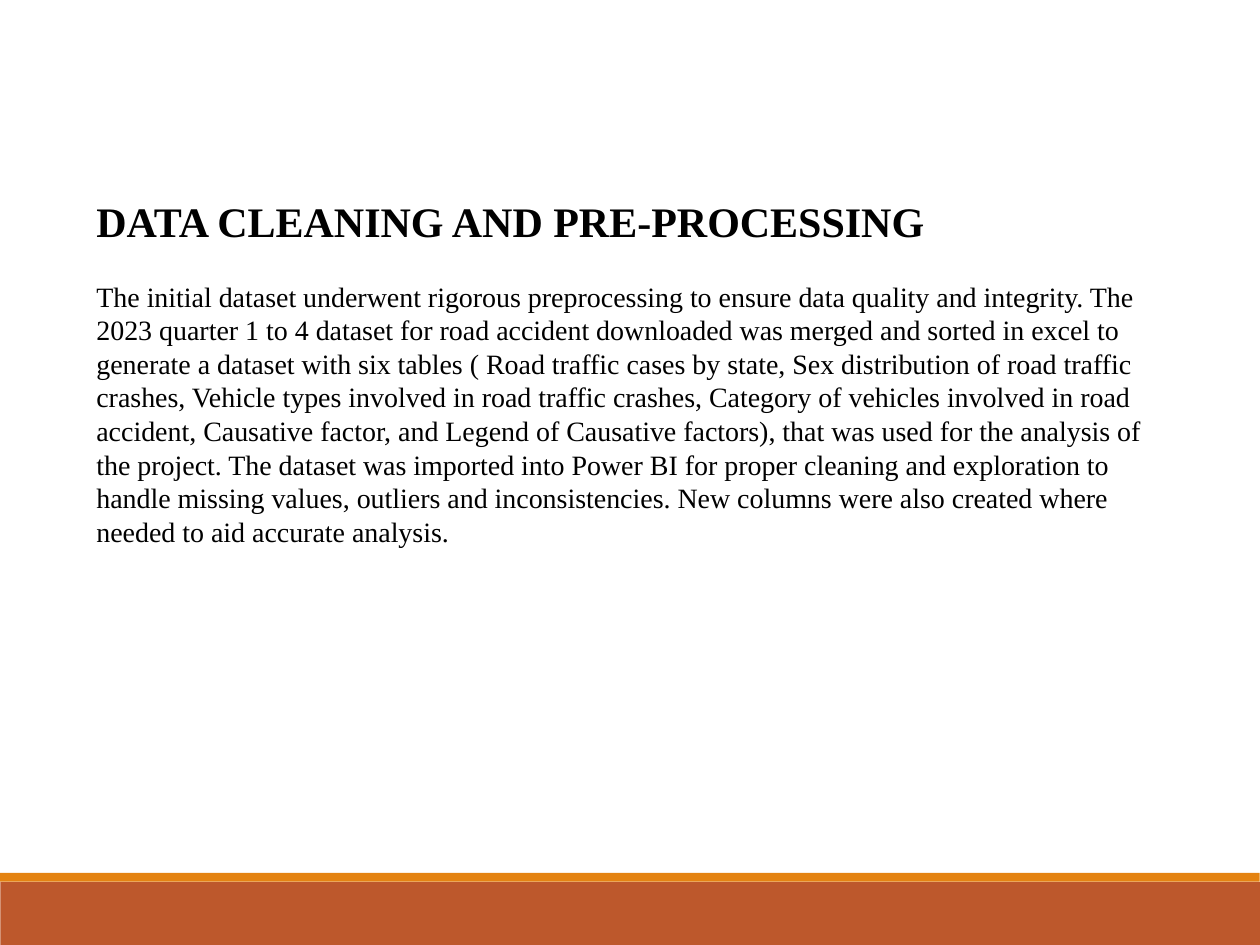
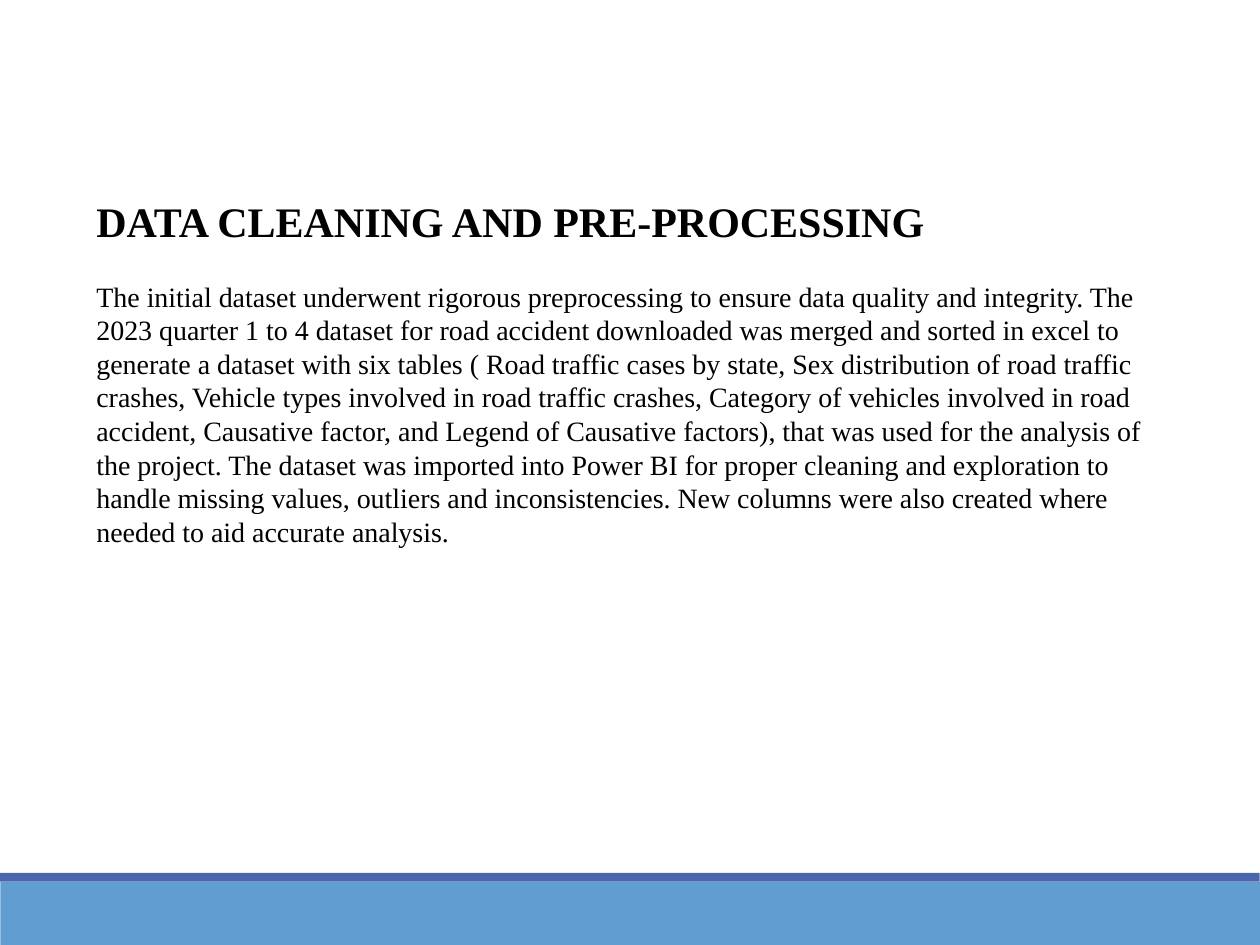
Before and after one commit to bisi-leye/RoadAccidentAnalysis, a slide deck: slide 3 of Road Accident Analysis Presentation Slides.pptx. Drawn at 1260x945 pixels with LibreOffice and Linux fonts; fonts in the diff are those of the drawing. Boxes give left, top, right and bottom in pixels: in the first picture for what was removed or moved away, otherwise in the second. Text is boxed around its words. In the diff, an @@ line names an element or a change of style, - is before the commit and + after.

```diff
--- a/Road Accident Analysis Presentation Slides.pptx
+++ b/Road Accident Analysis Presentation Slides.pptx
@@ rectangle at (0, 882, 1260, 945): fill #BD582C to #629DD1 @@
@@ rectangle at (0, 873, 1260, 882): fill #E48312 to #4A66AC @@
```
Also in this commit, not shown: 10 other slides changed, 1 other file.
